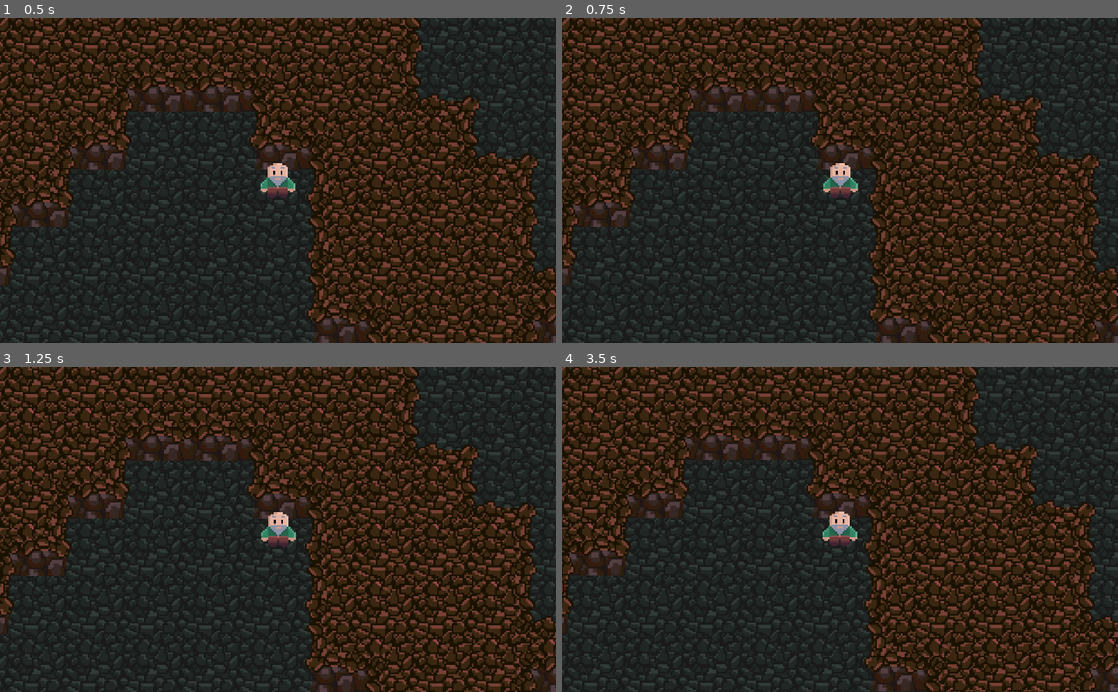
Above: before the commit, frames 1-4 (two rows, left to right).
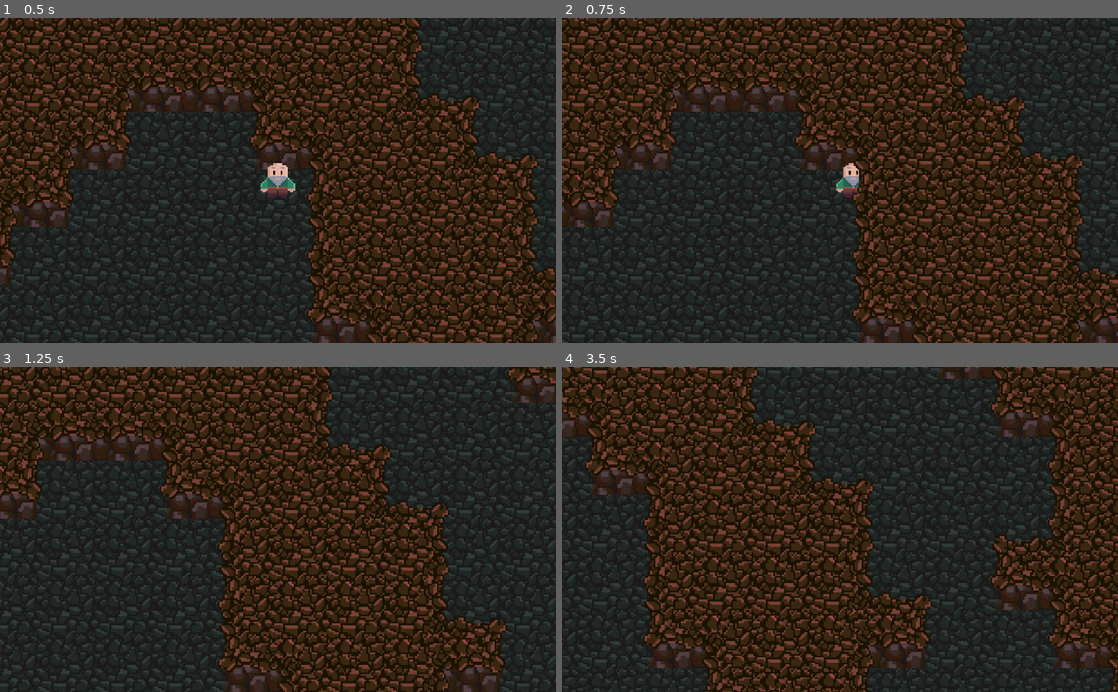
Above: after the commit, the same moments.

Repository: AyUpItsAli/Gunthers-Grotto-Coursework
Game: Godot game, scene res://World/Level/Level.tscn
Two runs of this game, one before a commit and one after it. Both use one fixed random seed, a clock stepped at 60 frames per second and the inputs below.
Inputs (mouse positions are in pixels of both pictures, inside the frame that each line leads up to):
- Up to frame 1 (0.5 s): no input
- Up to frame 2 (0.75 s): tap Enter at 0.5 s; move the mouse to (962, 164) at 0.52 s; hold D (move_right) from 0.53 s (still down); hold Middle mouse button (mouse_pan) from 0.53 s (still down)
- Up to frame 3 (1.25 s): keep holding D (move_right); keep holding Middle mouse button (mouse_pan)
- Up to frame 4 (3.5 s): move the mouse to (728, 545) at 1.27 s; release D (move_right) at 1.28 s; release Middle mouse button (mouse_pan) at 1.28 s; hold S (move_down) 1.28-2.03 s; tap Mouse wheel up (zoom_in) at 1.35 s; move the mouse to (895, 458) at 2.02 s; hold D (move_right) 2.03-2.78 s; hold Mouse wheel down (zoom_out) 2.03-2.78 s; move the mouse to (812, 594) at 2.77 s; hold W (move_up) from 2.78 s (still down); tap Middle mouse button (mouse_pan) at 2.85 s

Frame 1 is identical in both runs. In frame 2, 43% of the frame differs, in the area x 0-100%, y 0-100%; in frame 3, 55%; in frame 4, 77%.

Commit message:
Player movement fixes
- Fixed player move too slow: Set MOVE_SPEED to 5000
- Fixed inconsistent player movement speed as fps drops: Moved player movement logic to _physic_process() instead of _process() method.

Diff:
--- a/Actors/Player.gd
+++ b/Actors/Player.gd
@@ -1,7 +1,7 @@
 extends KinematicBody2D
 
 # Constants
-const MOVE_SPEED = 100
+const MOVE_SPEED = 5000
 
 var velocity = Vector2.ZERO
 
@@ -17,7 +17,7 @@
 	# Normalize the vector then multiply by movement speed and delta time
 	velocity = velocity.normalized() * MOVE_SPEED * delta
 
-func _process(delta):
+func _physics_process(delta):
 	determine_velocity(delta)
 	# Move the player via their velocity vector
 	velocity = move_and_slide(velocity)
